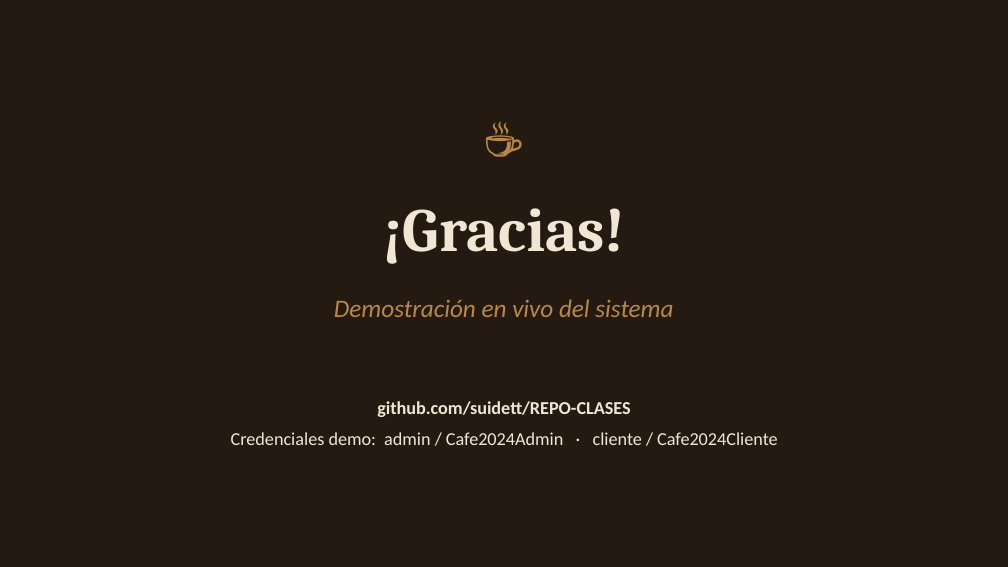
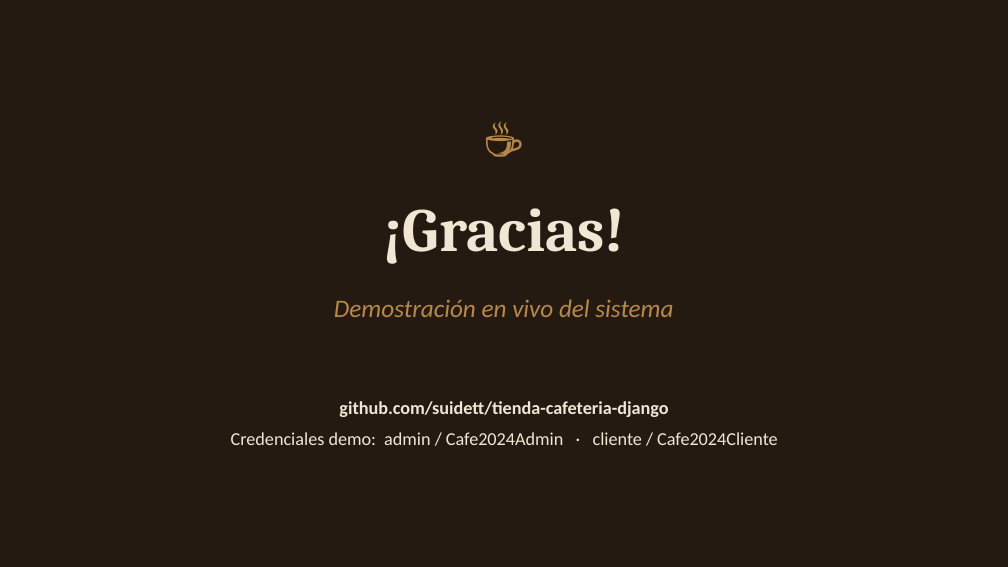
Before and after one commit to suidett/tienda-cafeteria-django, a slide deck: slide 14 of Presentacion_Vittorio_Coffee.pptx. Drawn at 1008x567 pixels with LibreOffice and Linux fonts; fonts in the diff are those of the drawing. Boxes give left, top, right and bottom in pixels: in the first picture for what was removed or moved away, otherwise in the second. Text is boxed around its words. In the diff, an @@ line names an element or a change of style, - is before the commit and + after.

Commit message:
Actualiza link del repositorio en la presentacion

```diff
--- a/Presentacion_Vittorio_Coffee.pptx
+++ b/Presentacion_Vittorio_Coffee.pptx
@@ text at box(339, 401, 668, 417): text changed @@
-github.com/suidett/REPO-CLASES
+github.com/suidett/tienda-cafeteria-django
```
Also in this commit, not shown: 1 other file.
